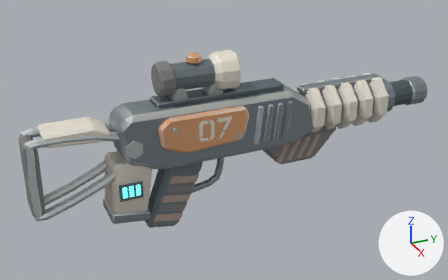
A saved change to the glTF model godot/assets/models/rifle.glb.
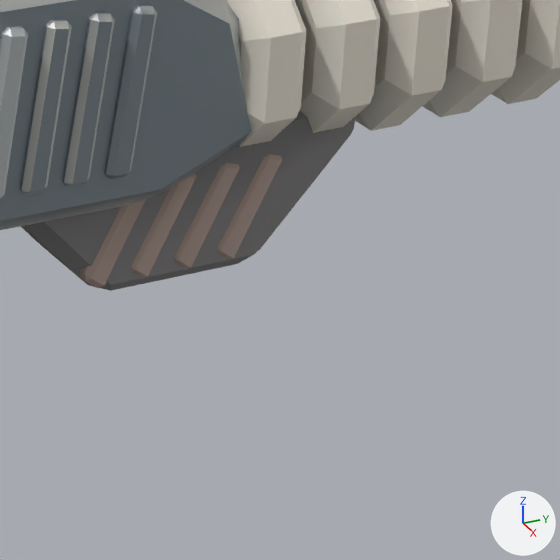
Each version is shown whole from a 50 mm camera at (1.126, -0.556, 0.534) aimed at (-0.013, -0.044, -0.035), then close up on the part from 58% to 85% of the width and 36% to 80% of the height. The axes (+X, +Y, +Z) are drawn at lower right. The lights are the same throughout. The older version's two pictures come first. Where no turn or scale is listed for an object, it has been applied to the vertices. Vertices at exactly the same position are counted once.

The first close-up shows 'Rifle casting'.
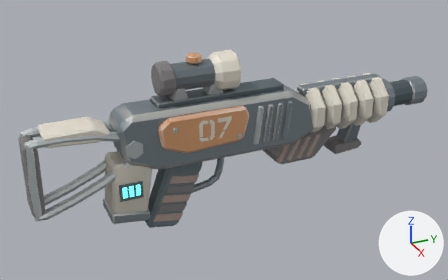
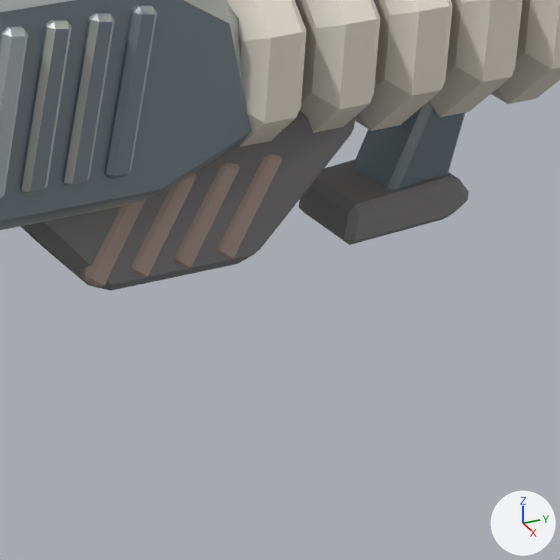
Changed parts and their boxes [x1, y1, x2, y2] in the close-ups (560 x 560 px):
part 1 of me_rifle_casting, added
    after: [353, 102, 466, 190]
part 2 of me_rifle_casting, added
    after: [299, 160, 469, 245]

Diff of the bpy script that builds the scene:
```diff
--- a/godot/assets/models/rifle.glb.py
+++ b/godot/assets/models/rifle.glb.py
@@ me_rifle_casting @@
 # used by ob_rifle_casting; location = (0.0, 0.0, 0.0)
-me_rifle_casting.from_pydata(...)  # 2504 vertices, 4776 faces; spans x -0.06..0.06, y -0.47..0.48, z -0.206..0.172
+me_rifle_casting.from_pydata(...)  # 2564 vertices, 4888 faces; spans x -0.06..0.06, y -0.47..0.48, z -0.206..0.172
+# me_rifle_casting part 1: a new loose piece of 30 vertices spanning x -0.02..0.02, y 0.255..0.311, z -0.099..0.003, in mat_brushed_alloy
+# me_rifle_casting part 2: a new loose piece of 30 vertices spanning x -0.026..0.026, y 0.226..0.304, z -0.109..-0.08, in mat_insulation
 me_rifle_casting.materials.append(mat_brushed_alloy)
```
